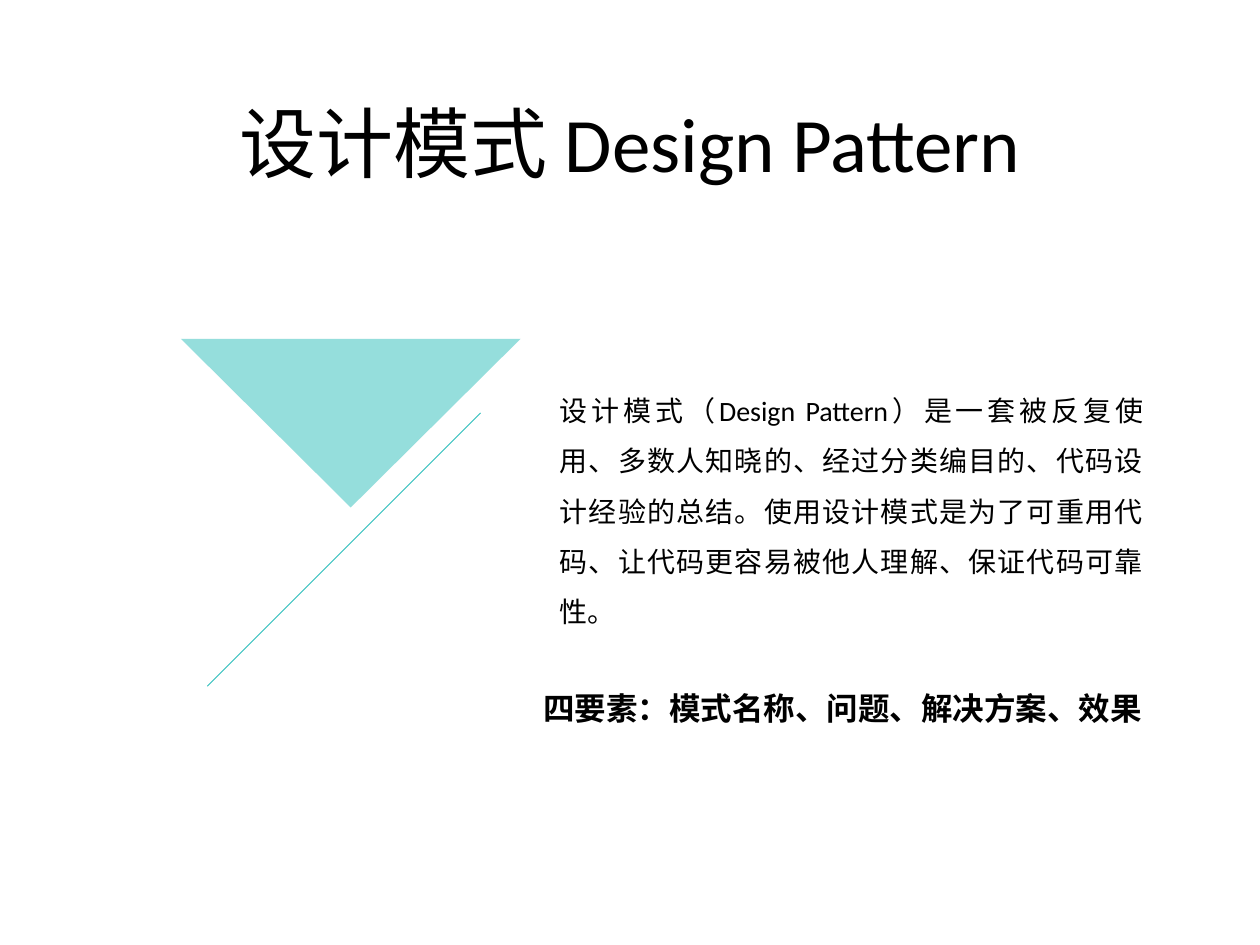
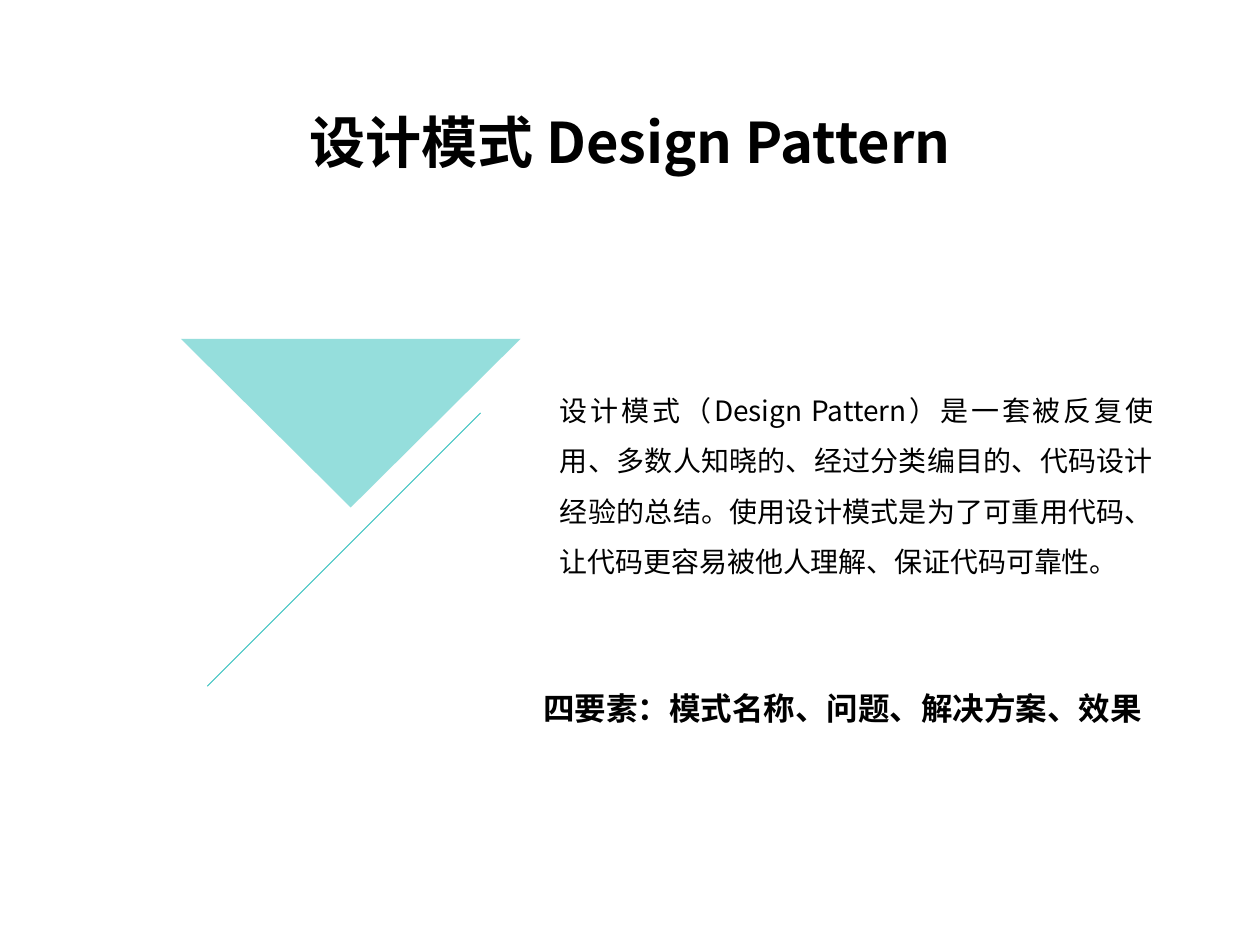
Before and after one commit to PlumpMath/DesignPattern-108, a slide deck: slide 3 of doc/Design Pattern.ppt. Drawn at 1260x945 pixels with LibreOffice and Linux fonts; fonts in the diff are those of the drawing. Boxes give left, top, right and bottom in pixels: in the first picture for what was removed or moved away, otherwise in the second. Text is boxed around its words. In the diff, an @@ line names an element or a change of style, - is before the commit and + after.

Commit message:
Update.

```diff
--- a/doc/Design Pattern.ppt
+++ b/doc/Design Pattern.ppt
@@ title "设计模式 Design Pattern" at bbox=[309, 115, 951, 177]: size 44 to 32 pt, font Calibri to Noto Sans CJK SC, bold on @@
@@ text "设计模式（Design Pattern）是一套被反复使用、多数人知晓的、经过分类编目的、代码设计经验的总结。使用设计模式 ..." at bbox=[560, 397, 1153, 575]: font Calibri to Noto Sans CJK SC @@
```
Also in this commit, not shown: 12 other slides changed.
